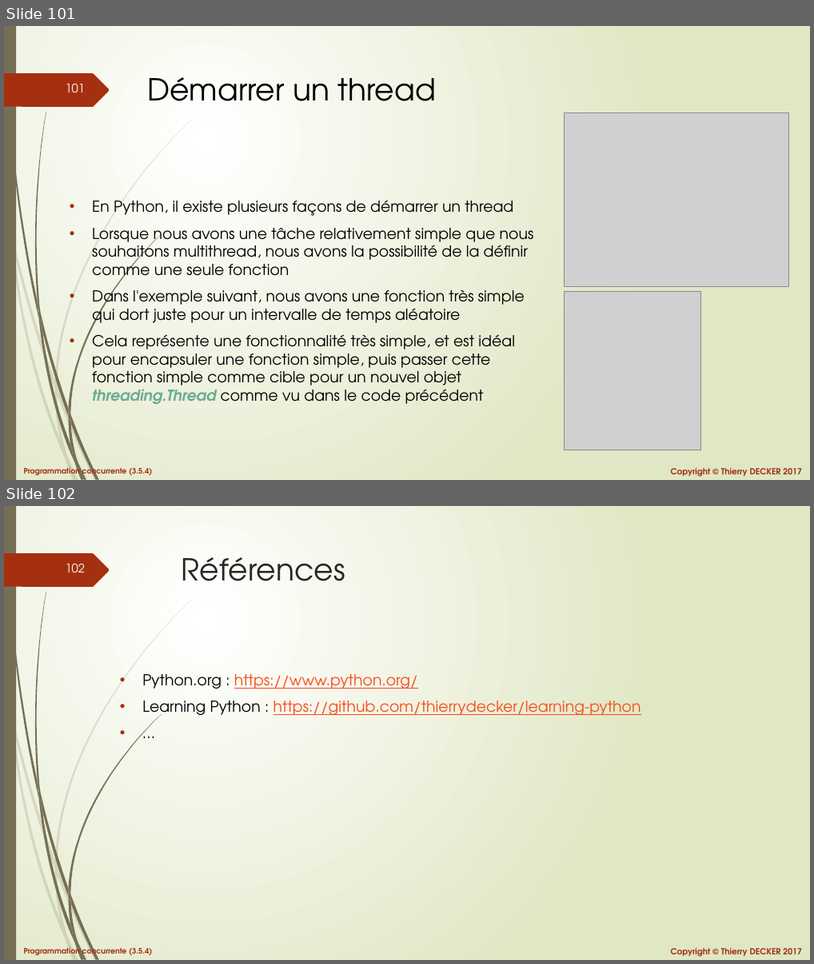
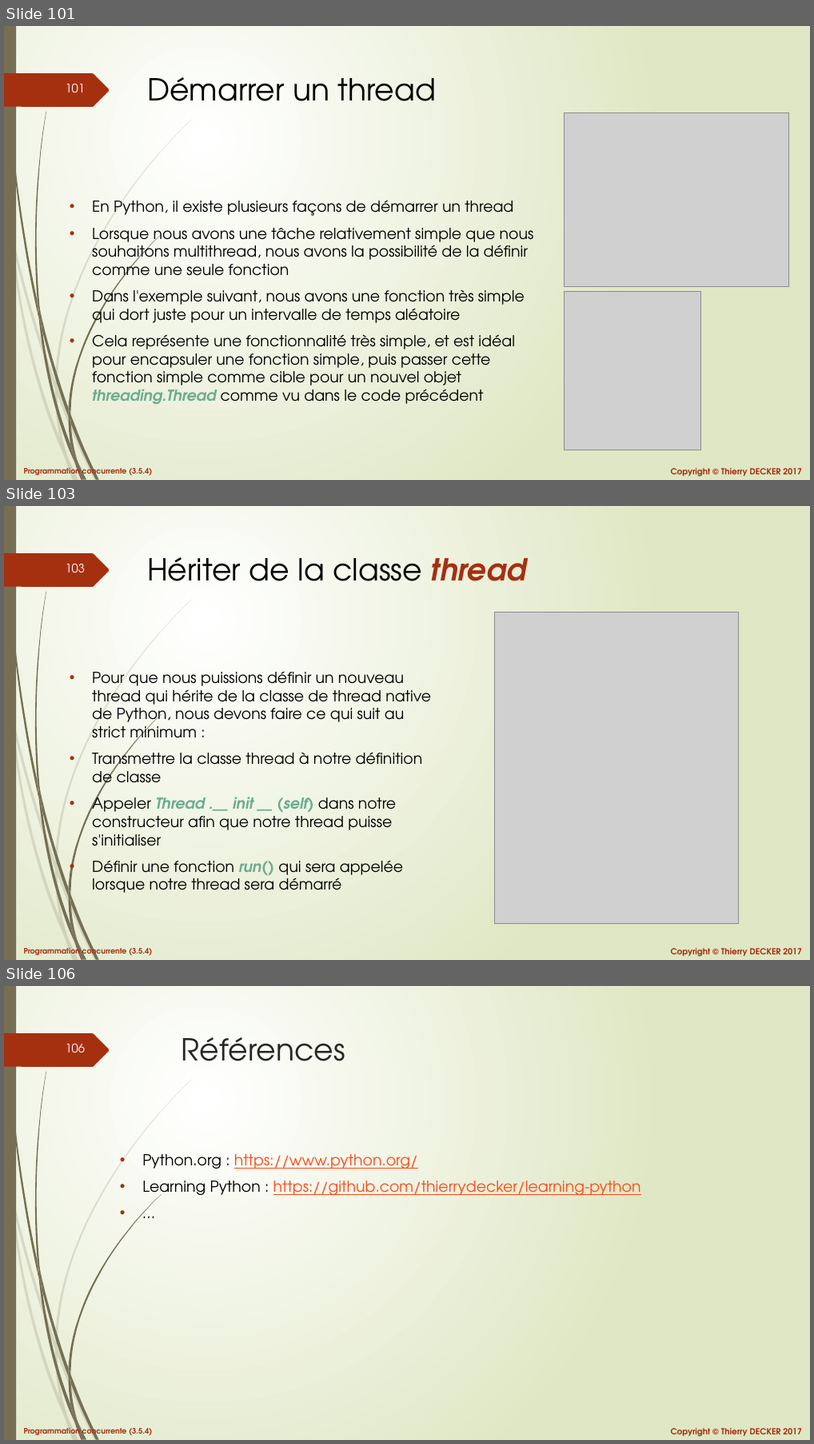
Before and after one commit to VikmanTheRacoon/learning-python, a slide deck: documentations/python-103.pptx. Shown one above the other, each under a label of ours: slides 101 and 102 before the commit, slides 101, 103 and 106 after it; the slides between them are not shown. The pictures are 814x964 and 814x1444 pixels, drawn with LibreOffice and Linux fonts; fonts in the diff are those of the drawing; grey boxes stand for pictures. Boxes give left, top, right and bottom in pixels: in the first picture for what was removed or moved away, otherwise in the second. Text is boxed around its words. In the diff, an @@ line names an element or a change of style, - is before the commit and + after.

```diff
--- a/documentations/python-103.pptx
+++ b/documentations/python-103.pptx
@@ slide 103 added at [4,506,810,960], background gradient #FFFFFF to #DFE8C4; not listed: 27 template elements that a slide beside it also shows @@
@@ title added at [147,557,526,581], 36 pt, text #000000 @@
+Hériter de la classe thread
@@ picture added at [494,612,738,924] @@
@@ text added at [92,672,431,892], 18 pt, text #000000 @@
+• Pour que nous puissions définir un nouveau thread qui hérite de la classe de thread native de Python, nous devons faire ce qui suit au strict minimum :
+• Transmettre la classe thread à notre définition de classe
+• Appeler Thread .__ init __ (self) dans notre constructeur afin que notre thread puisse s'initialiser
+• Définir une fonction run() qui sera appelée lorsque notre thread sera démarré
@@ what was slide 102 is now slide 106 @@
@@ page number at [66,1044,85,1052]: text changed @@
-102
+106
```
Also in this commit, not shown: 3 other slides added, 1 other file.
